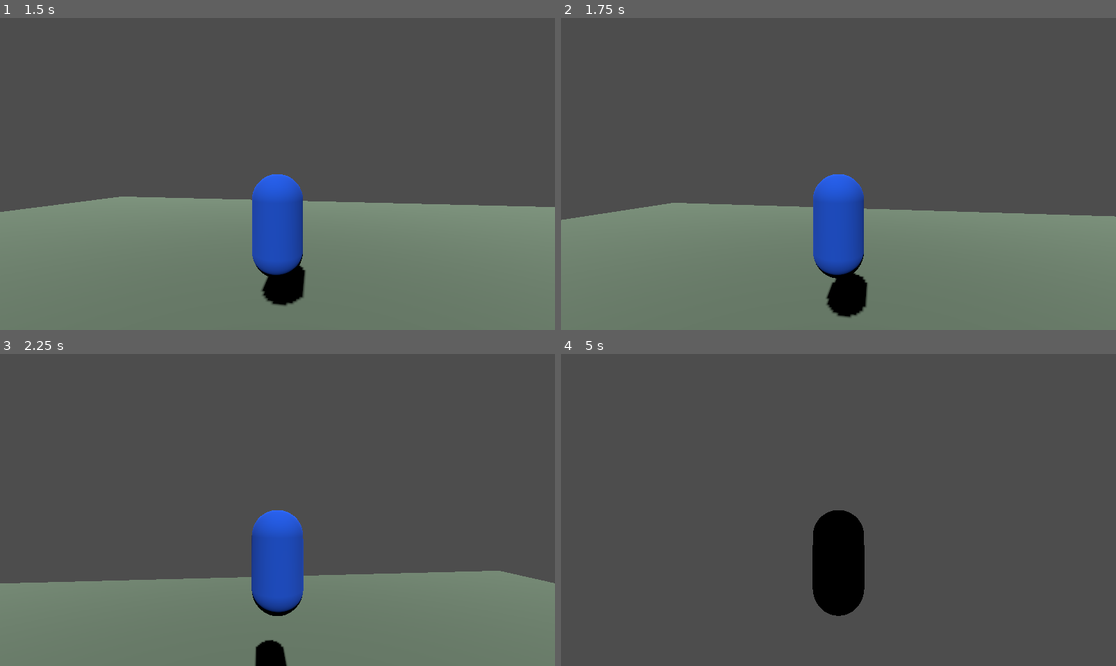
Above: before the commit, frames 1-4 (two rows, left to right).
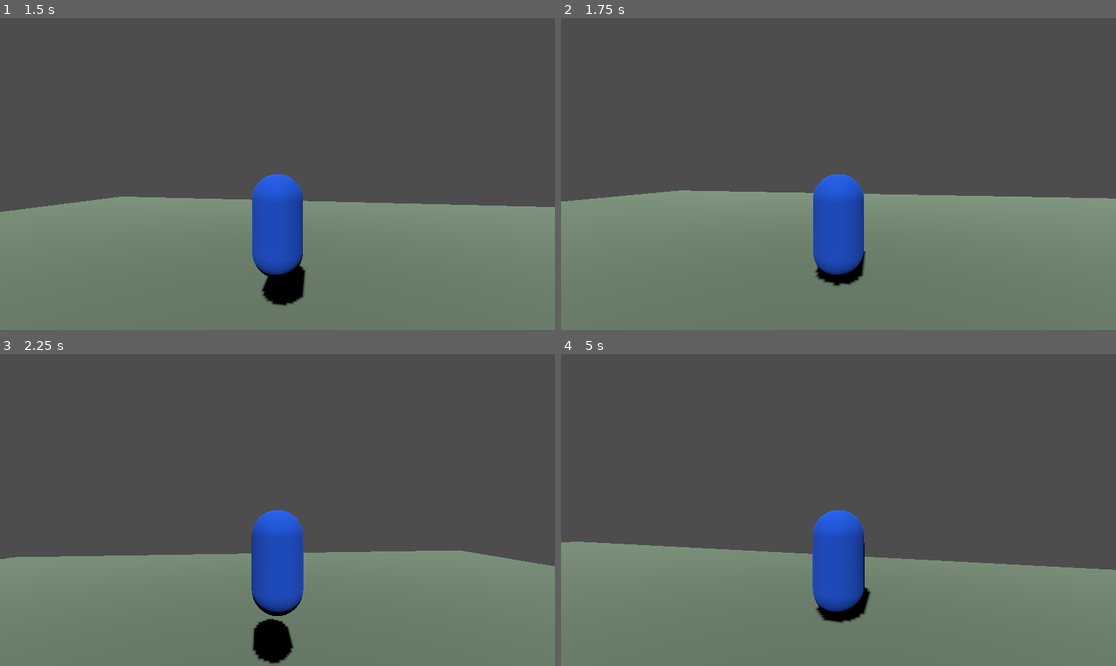
Above: after the commit, the same moments.

Repository: shun1kameda/kaikoroku
Game: Godot game, scene res://main.tscn
Two runs of this game, one before a commit and one after it. Both use one fixed random seed, a clock stepped at 60 frames per second and the inputs below.
Inputs (mouse positions are in pixels of both pictures, inside the frame that each line leads up to):
- Up to frame 1 (1.5 s): move the mouse to (305, 174) at 0.52 s; hold W (move_forward) from 0.53 s (still down); tap Ctrl (hip_drop, bound only after the commit) at 0.6 s; tap Space (jump) at 0.77, 0.8, 1.07, 1.35 s; move the mouse to (249, 174) at 1.27 s
- Up to frame 2 (1.75 s): keep holding W (move_forward); tap Space (jump) at 1.52 s; tap Ctrl (hip_drop, bound only after the commit) at 1.55 s
- Up to frame 3 (2.25 s): keep holding W (move_forward); tap Space (jump) at 1.82 s; move the mouse to (288, 503) at 2.02 s; hold Shift (dash) from 2.03 s (still down)
- Up to frame 4 (5 s): keep holding W (move_forward); tap Space (jump) at 2.3, 3.02, 3.32, 3.77, 3.8, 4.07, 4.35, 4.52, 4.82 s; move the mouse to (832, 516) at 2.77 s; release Shift (dash) at 2.78 s; tap Ctrl (hip_drop, bound only after the commit) at 2.85, 3.6, 4.55 s; move the mouse to (877, 513) at 3.52 s; move the mouse to (794, 506) at 4.27 s

Frame 1 is identical in both runs. In frame 2, 5.3% of the frame differs, in the area x 0-100%, y 54-96%; in frame 3, 7.1%; in frame 4, 36%, in the area x 0-100%, y 50-100%.

Commit message:
Add feature 1: Hip drop (ヒップドロップ / Ctrl)
Air-only hip drop with a FREEZE -> FALL -> LAND state machine:
- Press Ctrl in the air: brief mid-air freeze, then fast straight-down fall,
  then a landing "don" stop with recovery stiffness.
- Horizontal movement is locked during freeze/fall/land; jump is disabled while
  active; does not trigger on the ground.
- Existing run/dash/3-stage jump/camera are guarded by `not hip_active` and
  unchanged when hip_state == NONE.
- New tunables exposed via @export: hip_freeze_time, hip_drop_speed,
  hip_land_time. New input action `hip_drop` (Ctrl) added to project.godot.

State machine validated with an offline frame-by-frame simulation:
NONE -> FREEZE -> FALL -> LAND -> NONE, horizontal locked to 0 during fall.

Co-Authored-By: Claude Opus 4.8 <noreply@anthropic.com>
Claude-Session: https://claude.ai/code/session_01QPVfiboVuuXp4Abk8bKmxb

Diff:
--- a/player.gd
+++ b/player.gd
@@ -34,6 +34,11 @@
 @export var coyote_time: float = 0.1
 @export var jump_buffer_time: float = 0.15
 
+# ── ヒップドロップ（Ctrl）──
+@export var hip_freeze_time: float = 0.12   # 発動後、空中でピタッと止まる時間（秒）
+@export var hip_drop_speed: float = 30.0    # 真下への落下速度（大きいほど速い）
+@export var hip_land_time: float = 0.25     # 着地でドンと止まる硬直の時間（秒）
+
 # ── デバッグ ──
 @export var debug_jump: bool = true        # 実機でログを見たいとき true
 
@@ -49,6 +54,12 @@
 var jump_phase: int = 0
 var combo_timer: float = 0.0
 var flip_timer: float = 0.0
+
+# ── ヒップドロップの状態 ──
+# NONE=通常 / FREEZE=空中で静止中 / FALL=高速落下中 / LAND=着地硬直中
+enum HipState { NONE, FREEZE, FALL, LAND }
+var hip_state: int = HipState.NONE
+var hip_timer: float = 0.0
 
 
 func _ready() -> void:
@@ -72,8 +83,41 @@
 	#    ここでは「1フレーム前の着地状態」が入る。）
 	var was_on_floor: bool = is_on_floor()
 
-	# 1) 重力
-	if not is_on_floor():
+	# ── ヒップドロップ：発動（空中で Ctrl を押したときだけ。地上では出ない）──
+	if Input.is_action_just_pressed("hip_drop") and hip_state == HipState.NONE and not is_on_floor():
+		hip_state = HipState.FREEZE
+		hip_timer = hip_freeze_time
+		velocity = Vector3.ZERO         # いったん空中でピタッと止める
+		jump_phase = 0                  # ジャンプの段はリセット
+		flip_timer = 0.0
+		mesh.rotation.x = 0.0
+		if debug_jump:
+			print("▼ヒップドロップ：空中で静止…")
+
+	# ── ヒップドロップ：状態を進める ──
+	var hip_active: bool = hip_state != HipState.NONE
+	if hip_state == HipState.FREEZE:
+		velocity = Vector3.ZERO         # 止まっている間は完全静止（横も縦も）
+		hip_timer -= delta
+		if hip_timer <= 0.0:
+			hip_state = HipState.FALL
+			if debug_jump:
+				print("▼高速落下！")
+	elif hip_state == HipState.FALL:
+		velocity.x = 0.0                # 落下中は横移動不可
+		velocity.z = 0.0
+		velocity.y = -hip_drop_speed    # 真下へ高速落下
+	elif hip_state == HipState.LAND:
+		velocity.x = 0.0                # 着地硬直中も横移動不可
+		velocity.z = 0.0
+		hip_timer -= delta
+		if hip_timer <= 0.0:
+			hip_state = HipState.NONE
+			if debug_jump:
+				print("▼ヒップドロップ終わり（動けます）")
+
+	# 1) 重力（ヒップドロップ中は velocity.y を自前で制御するので切る）
+	if not is_on_floor() and not hip_active:
 		velocity.y -= gravity * delta
 
 	# 2) コヨーテタイム
@@ -95,8 +139,8 @@
 		if debug_jump:
 			print("××× 受付時間切れ：段が 0 に戻りました（次のジャンプは1段目）")
 
-	# 5) ジャンプ成立
-	if jump_buffer_timer > 0.0 and coyote_timer > 0.0:
+	# 5) ジャンプ成立（ヒップドロップ中は跳べない）
+	if not hip_active and jump_buffer_timer > 0.0 and coyote_timer > 0.0:
 		var combo_alive: float = combo_timer   # 判定に使った受付残り（ログ用）
 		# 段アップ条件：着地後の受付が生きていて、まだ3段目でない
 		if combo_timer > 0.0 and jump_phase >= 1 and jump_phase < 3:
@@ -130,13 +174,14 @@
 	var speed: float = dash_speed if Input.is_action_pressed("dash") else walk_speed
 	var target: Vector3 = direction * speed
 
-	# 8) 加速（空中は air_control 分だけ効きを弱める）
-	var a: float = accel * (1.0 if is_on_floor() else air_control)
-	velocity.x = move_toward(velocity.x, target.x, a * delta)
-	velocity.z = move_toward(velocity.z, target.z, a * delta)
-
-	# 9) 見た目のカプセルを進行方向へ向ける
-	if direction != Vector3.ZERO:
+	# 8) 加速（空中は air_control 分だけ効きを弱める。ヒップドロップ中は横移動しない）
+	if not hip_active:
+		var a: float = accel * (1.0 if is_on_floor() else air_control)
+		velocity.x = move_toward(velocity.x, target.x, a * delta)
+		velocity.z = move_toward(velocity.z, target.z, a * delta)
+
+	# 9) 見た目のカプセルを進行方向へ向ける（ヒップドロップ中は向きを変えない）
+	if direction != Vector3.ZERO and not hip_active:
 		var target_angle: float = atan2(-direction.x, -direction.z)
 		mesh.rotation.y = lerp_angle(mesh.rotation.y, target_angle, turn_speed * delta)
 
@@ -160,3 +205,10 @@
 		mesh.rotation.x = 0.0
 		if debug_jump:
 			print("--- 着地：ここから ", combo_time, " 秒以内に跳べば段アップ（今の段=", jump_phase, "）")
+		# ヒップドロップの落下から着地したら「ドン」と硬直に入る
+		if hip_state == HipState.FALL:
+			hip_state = HipState.LAND
+			hip_timer = hip_land_time
+			velocity = Vector3.ZERO
+			if debug_jump:
+				print("▼ドン！着地硬直 ", hip_land_time, " 秒（この間は横移動できない）")
--- a/project.godot
+++ b/project.godot
@@ -45,6 +45,11 @@
 "events": [Object(InputEventKey,"resource_local_to_scene":false,"resource_name":"","device":-1,"window_id":0,"alt_press …(195 unchanged characters)…
 ]
 }
+hip_drop={
+"deadzone": 0.5,
+"events": [Object(InputEventKey,"resource_local_to_scene":false,"resource_name":"","device":-1,"window_id":0,"alt_pressed":false,"shift_pressed":false,"ctrl_pressed":false,"meta_pressed":false,"pressed":false,"keycode":0,"physical_keycode":4194326,"key_label":0,"unicode":0,"location":0,"echo":false,"script":null)
+]
+}
 
 [rendering]
 
